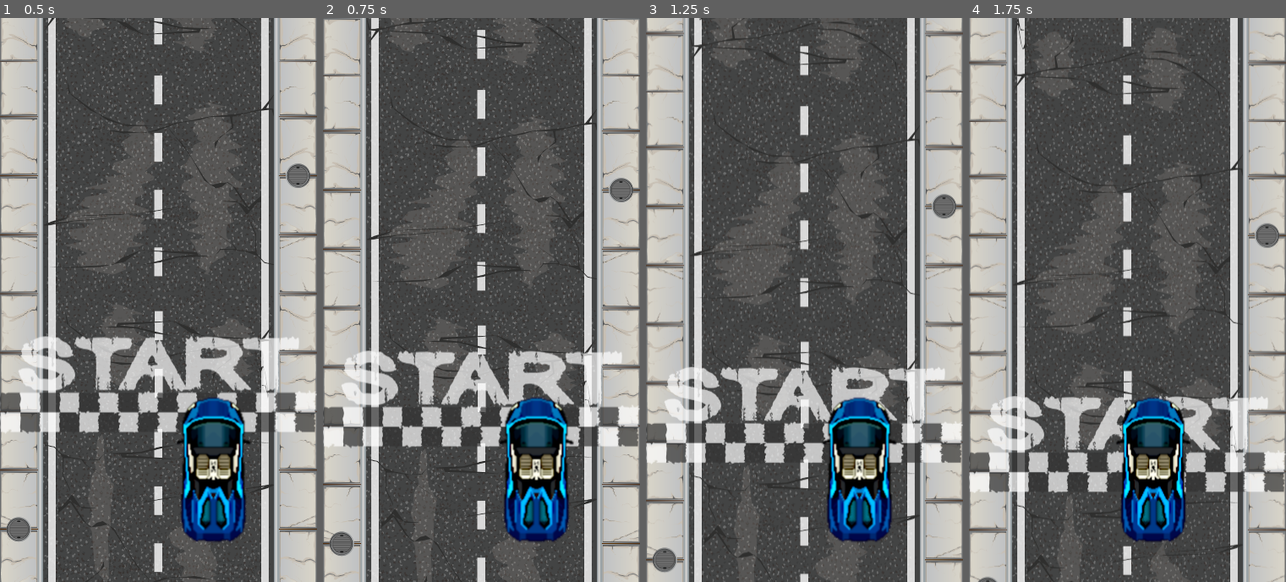
Above: before the commit, frames 1-4 (left to right).
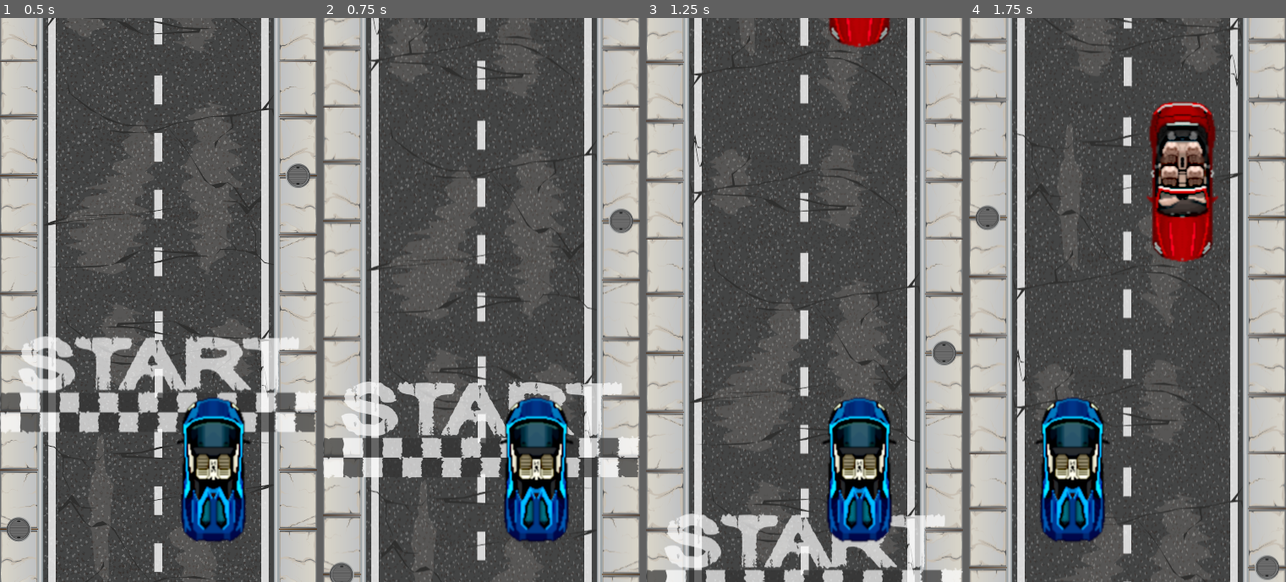
Above: after the commit, the same moments.

Repository: adngdb/coopjam
Game: Godot game, scene res://Levels/LevelTest.tscn
Same seed, same stepped clock (60 frames per second), same inputs: the game is played once before the commit and once after it.
Inputs (mouse positions are in pixels of both pictures, inside the frame that each line leads up to):
- Up to frame 1 (0.5 s): no input
- Up to frame 2 (0.75 s): tap Enter at 0.5 s; move the mouse to (551, 271) at 0.52 s; hold Right (ui_right) from 0.53 s (still down); click (551, 271) at 0.6 s
- Up to frame 3 (1.25 s): keep holding Right (ui_right)
- Up to frame 4 (1.75 s): move the mouse to (1064, 328) at 1.27 s; release Right (ui_right) at 1.28 s; hold Left (ui_left) from 1.28 s (still down); click (1064, 328) at 1.35 s

Frame 1 is identical in both runs. In frame 2, 25% of the frame differs, in the area x 0-100%, y 0-100%; in frame 3, 28%; in frame 4, 34%.

Commit message:
Different controls, and touch events.

Diff:
--- a/Qlas/Objects/PlayerCar/PlayerCar.gd
+++ b/Qlas/Objects/PlayerCar/PlayerCar.gd
@@ -11,11 +11,29 @@
 
 func _get_input():
 	if Input.is_action_just_pressed("click"):
+		var mouse_x = get_global_mouse_position().x
+		if mouse_x < 0:
+			move_lane_left()
+		else:
+			move_lane_right()
 		speed += inc_speed
 	if Input.is_action_just_pressed("ui_left"):
 		move_lane_left()
+		speed += inc_speed
 	if Input.is_action_just_pressed("ui_right"):
 		move_lane_right()
+		speed += inc_speed
+
+func _unhandled_input(event):
+	if event is InputEventScreenTouch:
+		if not event.is_pressed(): # Touch release
+			var viewport_width = get_viewport().get_visible_rect().size.x
+			var touch_x = event.get_position().x
+			if touch_x < (viewport_width / 2):
+				move_lane_left()
+			else:
+				move_lane_right()
+			speed += inc_speed
 
 
 func _physics_process(delta):
